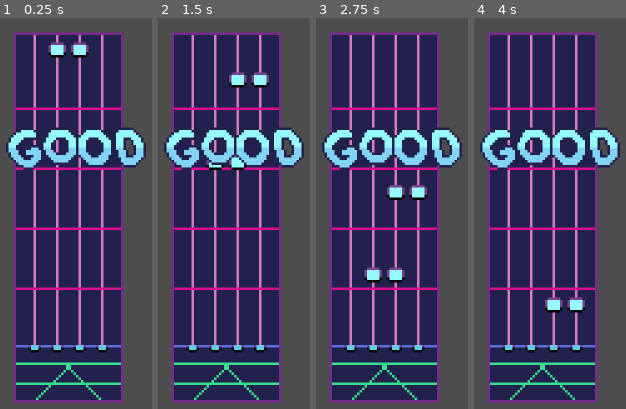
Above: before the commit, frames 1-4 (left to right).
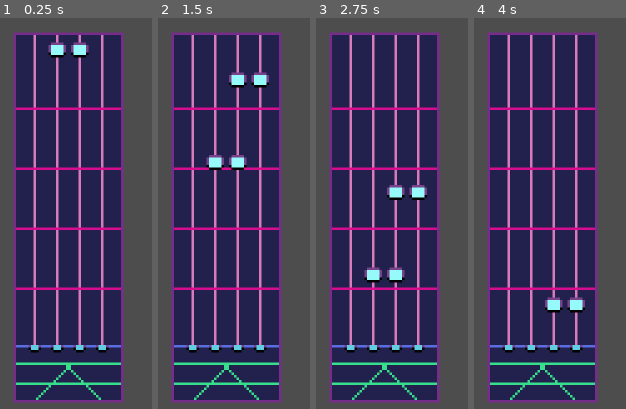
Above: after the commit, the same moments.

Repository: Cheese-Sandwich-Games/Wejammin
Game: Godot game, scene res://Scenes/main.tscn
The game is run twice, just before and just after one commit, with the same random seed, the same clock (stepped at 60 frames per second) and the same inputs. Sound files missing from this copy of the repository are replaced by a short silence.
Inputs:
- Up to frame 1 (0.25 s): no input
- Up to frame 2 (1.5 s): hold 1 (toggle_arp) 0.53-1.28 s; tap 2 (toggle_bass) at 1.35 s
- Up to frame 3 (2.75 s): hold 3 (toggle_drums) from 2.03 s (still down)
- Up to frame 4 (4 s): release 3 (toggle_drums) at 2.78 s; tap 4 (toggle_lead) at 2.85 s; hold 5 (toggle_pad) from 3.53 s (still down)

The runs differ from the first frame. In frame 1, 5.1% of the frame differs, in the area x 3-97%, y 27-39%; in frame 2, 5.2%; in frame 3, 5.1%; in frame 4, 5.1%.

Commit message:
Make note hit texture transparent at start

Diff:
--- a/User Interface/note_hit_texture.tscn
+++ b/User Interface/note_hit_texture.tscn
@@ -8,6 +8,7 @@
 region = Rect2(0, 0, 64, 32)
 
 [node name="NoteHitTexture" type="TextureRect"]
+modulate = Color(1, 1, 1, 0)
 custom_minimum_size = Vector2(64, 32)
 anchors_preset = 8
 anchor_left = 0.5
